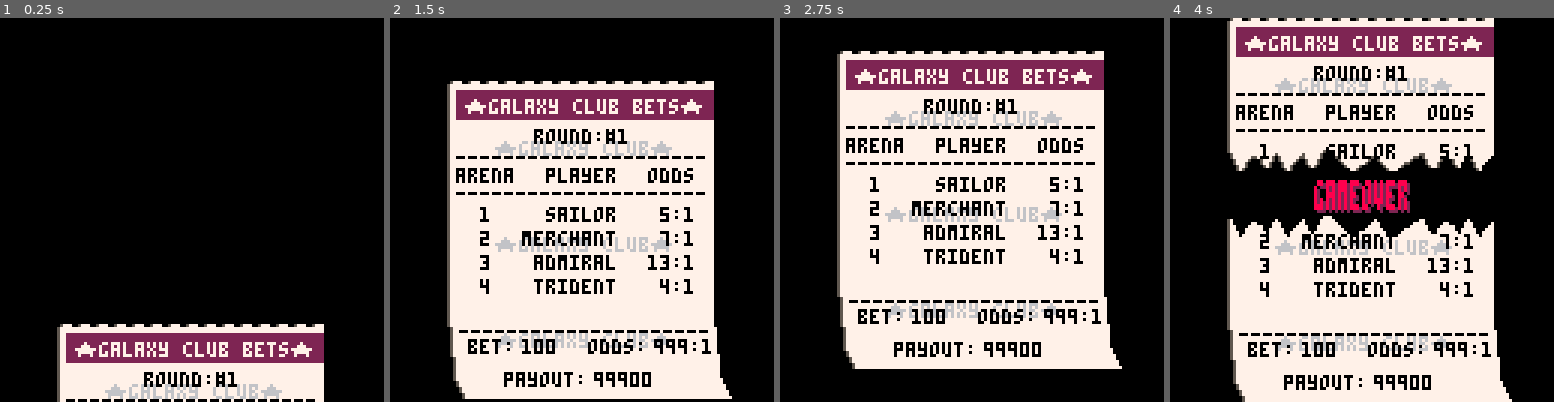
Above: before the commit, frames 1-4 (left to right).
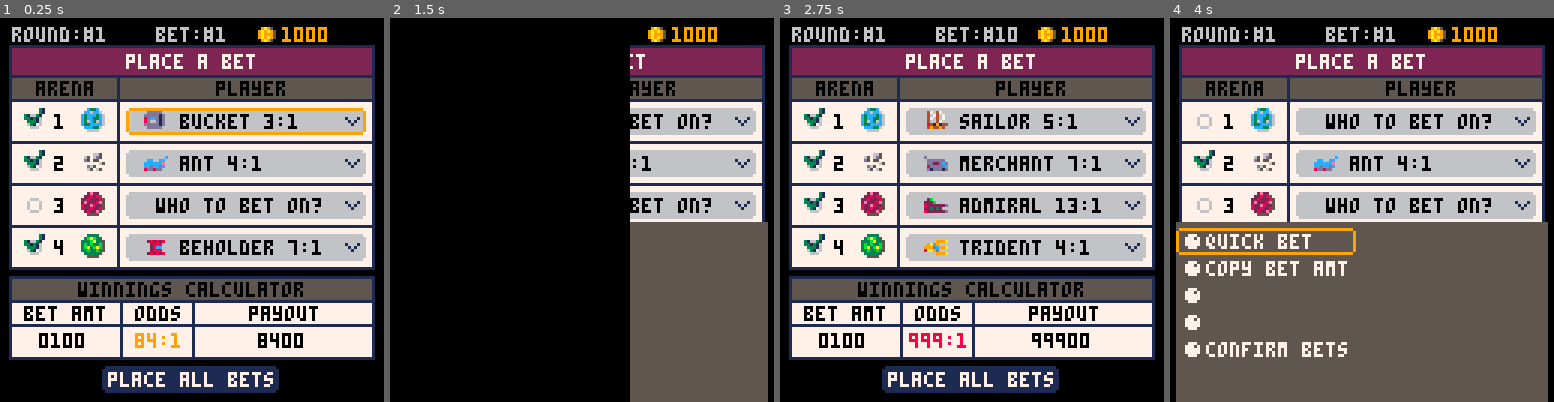
Above: after the commit, the same moments.

Repository: suspicious-smoke/club-bets-pico8
Game: PICO-8 cartridge club-bets.p8
The game is run twice, just before and just after one commit, with the same random seed, the same clock (stepped at 60 frames per second) and the same inputs.
Inputs:
- Up to frame 1 (0.25 s): no input
- Up to frame 2 (1.5 s): tap O (Z key) at 0.33, 0.7, 1.43 s; tap X (X key) at 1.07 s
- Up to frame 3 (2.75 s): hold Left 1.97-2.37 s; tap X (X key) at 2.07, 2.4, 2.73 s; tap O (Z key) at 2.22 s; hold Down from 2.42 s (still down)
- Up to frame 4 (4 s): release Down at 2.82 s; hold Right 2.87-3.53 s; tap X (X key) at 3.07, 3.4, 3.73 s; tap O (Z key) at 3.1, 3.98 s; hold Up from 3.58 s (still down)

The runs differ from the first frame. In frame 1, 78% of the frame differs, in the area x 2-98%, y 2-100%; in frame 2, 66%; in frame 3, 64%; in frame 4, 87%, in the area x 1-99%, y 0-100%.

Commit message:
sprite cleanup

Diff:
--- a/club-bets.p8
+++ b/club-bets.p8
@@ -98,8 +98,8 @@
 	fill_arenas()
 	dummy_bets()
 	--init_quickbetpage()
-	init_gameover()
-	--init_betpage()
+	--init_gameover()
+	init_betpage()
 	--calculate_winners()
 	--init_confirm()
 end
@@ -249,7 +249,7 @@
 function drw_betpage()
 	print("round:#"..cur_round,4,3+bet_off,6)
 	print("bet:#"..bet_sel,52,3+bet_off,6+3*bet_off)
-	spr(108,85,1+bet_off)--coin
+	spr(37,85,1+bet_off)--coin
 	print(arr_to_str(money,true),94,3+bet_off,9)
 	rrectfill(4,10+bet_off,120,74,0,7)--ticket
 	rrect(3,9+bet_off,122,75,0,1)--outline
@@ -268,20 +268,20 @@
 			rrect(42,16+i_arena*14+bet_off,80,9,1,9)
 		end
 		print(i_arena,18,18+i_arena*14+bet_off,0)
-		spr(101+i_arena,27,16+i_arena*14+bet_off)--planet
+		spr(32+i_arena,27,16+i_arena*14+bet_off)--planet
 		--get player
-		chk_spr=106
+		chk_spr=38
 		local plyr_str="who to bet on?"
 		for i_aplyr=1,4 do
 			if bets[bet_sel][2][i_arena][i_aplyr] then
 				plyr_str="  "..get_player_string(i_arena,i_aplyr)
 				spr(47+arenas[i_arena][i_aplyr][1],48,16+i_arena*14+bet_off)--ship spr
-				chk_spr=107
+				chk_spr=39
 			end
 		end
 		spr(chk_spr,8,16+i_arena*14+bet_off)--check mark
 		print(plyr_str,52,18+i_arena*14+bet_off,0)
-		spr(68,115,19+i_arena*14+bet_off)
+		spr(32,115,19+i_arena*14+bet_off)
 	end
 	draw_winning_calc()
 	draw_submenu()
@@ -462,7 +462,7 @@
 	print("possible winnings",10,34+o_pcount-scroller,0)
 	line(79,27+o_pcount-scroller,79,46+o_pcount-scroller,1)
 	tw_str=arr_to_str(total_winnings)
-	spr(108,96-#tw_str*2,32+o_pcount-scroller)--coin
+	spr(37,96-#tw_str*2,32+o_pcount-scroller)--coin
 	print(tw_str,104-#tw_str*2,34+o_pcount-scroller,0)
 	if not has_money then
 		print("not enough cash. press ❎",16,50+o_pcount-scroller,8)
@@ -502,7 +502,7 @@
 
 function draw_bet_summary()
 	print("round:#"..cur_round,4,3-scroller,6)
-	spr(108,83,1-scroller)--coin
+	spr(37,83,1-scroller)--coin
 	print(arr_to_str(money,true),92,3-scroller,9)--my money
 	rrectfill(4,10-scroller,120,max_scroll+97,0,7)--ticket
 	rrect(3,9-scroller,122,10,0,1)--outline
@@ -527,7 +527,7 @@
 				for i_aplyr=1,4 do
 					local a_plyr=arenas[i_arena][i_aplyr]
 					if _cbet[2][i_arena][i_aplyr] then
-						spr(101+i_arena,19,12+p_count*9+_offy+8)--planet
+						spr(32+i_arena,19,12+p_count*9+_offy+8)--planet
 						spr(47+a_plyr[1],28,12+p_count*9+_offy+8)--ship spr
 						print(players[a_plyr[1]][1],37,14+p_count*9+_offy+8,0)--player name
 						p_count+=1
@@ -545,7 +545,7 @@
 				_p_odds=print_bet_odds(bets_odds[i_bet])
 				print(_p_odds,98-#_p_odds*2,30+_offy,0)
 				winnings_str=arr_to_str(bets_winnings[i_bet])
-				spr(108,90-#winnings_str*2,36+_offy)--coin
+				spr(37,90-#winnings_str*2,36+_offy)--coin
 				print(winnings_str,98-#winnings_str*2,38+_offy,0)
 			end
 		end
@@ -571,7 +571,7 @@
 	print("winners",hcenter("winners"),10,7)
 	for i_arena=1,4 do
 		local w_pid=arenas[i_arena][round_winners[i_arena]][1]
-		spr(101+i_arena,30,16+i_arena*10)--planet
+		spr(32+i_arena,30,16+i_arena*10)--planet
 		spr(47+w_pid,40,16+i_arena*10)
 		print(get_player_string(i_arena,round_winners[i_arena]),50,17+i_arena*10)
 	end
@@ -614,7 +614,7 @@
 	if #tw_str==0 then
 		tw_str="0"
 	end
-	spr(108,96-#tw_str*2,32+o_pcount-scroller)--coin
+	spr(37,96-#tw_str*2,32+o_pcount-scroller)--coin
 	print(tw_str,104-#tw_str*2,34+o_pcount-scroller,0)
 	print("press 🅾️ to continue",25,50+o_pcount-scroller,7)
 end
@@ -707,10 +707,10 @@
 	line(31,120,31,126,8)
 	print(bets_odds[bet_sel]..":1",34,121,7)
 	line(55,120,55,126,8)
-	spr(108,57,119)--coin
+	spr(37,57,119)--coin
 	print(arr_to_str(bets[bet_sel][1],true),64,121,9)
 	line(81,120,81,126,8)
-	spr(108,83,119)--coin
+	spr(37,83,119)--coin
 	print(arr_to_str(bets_winnings[bet_sel]),90,121,9)
 	draw_submenu()
 end
@@ -793,8 +793,8 @@
 	rrectfill(_tx,_sy_d+50,88,31,0,7)--ticket2
 	line(_tx-1,_sy_d+44,_tx-1,_sy_d+80,5)--shadow2
 	rrectfill(_tx+6,_sy_d+81,82,24,0,7)--lwr ticket
-	spr(128,_tx-2,_sy_d+81,1,3)--left leaf
-	spr(129,_tx+87,_sy_d+81,1,3)--right leaf
+	spr(203,_tx-2,_sy_d+81,1,3)--left leaf
+	spr(204,_tx+87,_sy_d+81,1,3)--right leaf
 	--ticket text
 	for i=1,3 do
 		local t_off=_sy_u
Not shown, changed: 80 lines of the sprite sheet (__gfx__) section of club-bets.p8
